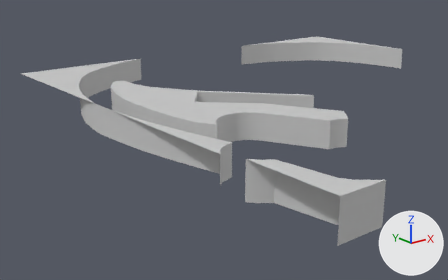
Before and after pictures for a commit that changed the FBX model Kalevala Pinball/Assets/Models/Playfield Obstacles.FBX.
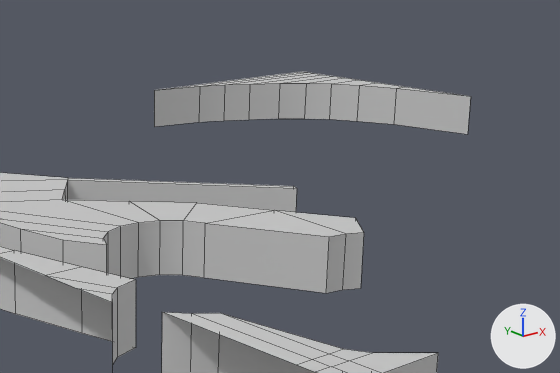
Each version appears first whole from a 50 mm lens placed at (-0.527, -0.195, 0.176), pointed at (-0.099, 0.34, -0.038), and next in a close-up on the part from 36% to 100% of the width and 0% to 68% of the height. The lights are fixed; the arrows at lower right show +X, +Y and +Z. The close-ups show mesh edges as thin lines. Where no turn or scale is listed for an object, it has been applied to the vertices.

Script lines for the objects in view, before the commit:
```python
me_mesh_001 = bpy.data.meshes.new('Mesh.001')
me_mesh_001.from_pydata(...)  # 66 vertices, 48 faces; spans x -0.061..0.104, y -0.143..0.132, z -0.014..0.014
me_mesh_001.materials.append(mat_placeholder)  # light grey #cacaca
me_mesh_002 = bpy.data.meshes.new('Mesh.002')
me_mesh_002.from_pydata(...)  # 31 vertices, 18 faces; spans x -9.2..11.7, y -10.0..12.0, z -1.5..1.4
me_mesh_002.materials.append(mat_placeholder)  # light grey #cacaca
me_mesh_003 = bpy.data.meshes.new('Mesh.003')
me_mesh_003.from_pydata(...)  # 23 vertices, 15 faces; spans x -0.002..0.023, y 0.018..0.205, z -0.015..0.015
me_mesh_003.materials.append(mat_placeholder)  # light grey #cacaca
ob_right_back_orbit = bpy.data.objects.new('Right Back Orbit', me_mesh_002)
ob_right_back_orbit.parent = ob_playfield_obstacles
ob_right_back_orbit.location = (16.4, 43.93, 1.45)
ob_right_back_orbit.scale = (0.8, 0.8, 1.0)
ob_structure003 = bpy.data.objects.new('Structure003', me_mesh_001)
ob_structure003.location = (-0.1621, 0.3006, 0.0135)
ob_structure008 = bpy.data.objects.new('Structure008', me_mesh_003)
ob_structure008.location = (-0.2553, 0.1277, 0.0145)
# also in view: 'Box001' at (-0.235, 0.074, 0.016)
```
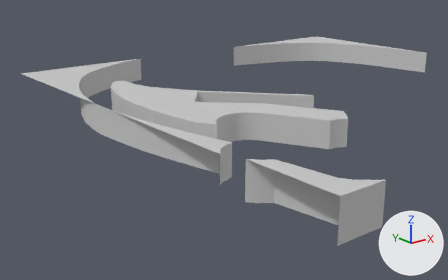
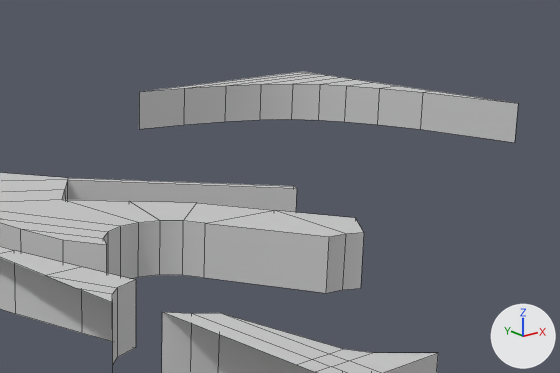
What differs and where, as boxes [x1, y1, x2, y2] in the close-ups (560 x 373 px; the box of a moved part takes in the faces that stretch with it):
'Right Back Orbit', reshaped, moved, rescaled (19% wider, 14% taller)
    before: [154, 71, 471, 134]
    after: [139, 71, 518, 143]
part 1 of me_mesh_002, moved or reshaped
    before: [154, 71, 306, 127]
    after: [139, 71, 309, 129]
part 2 of me_mesh_002, moved or reshaped
    before: [330, 80, 377, 121]
    after: [344, 82, 397, 125]
part 3 of me_mesh_002, moved or reshaped
    before: [199, 72, 313, 122]
    after: [184, 73, 316, 125]
part 4 of me_mesh_002, moved or reshaped
    before: [304, 78, 357, 119]
    after: [318, 79, 370, 122]
part 5 of me_mesh_002, moved or reshaped
    before: [278, 76, 343, 119]
    after: [291, 77, 355, 120]
part 6 of me_mesh_002, moved or reshaped
    before: [224, 73, 330, 121]
    after: [225, 74, 338, 121]

What changed in the scene script:
```text
Change me_mesh_002:
    where me_mesh_002.from_pydata(...)  # 31 vertices, 18 faces; spans x -9.2..11.7, y -10.0..12.0, z -1.5..1.4
    used by ob_right_back_orbit; parent = ob_playfield_obstacles; location = (16.4, 43.93, 1.45); scale = (0.8, 0.8, 1.0)
    me_mesh_002 part 1: all 2 vertices in x -4.0, y 10.9, z -1.4..1.4 are moved by (-0.7, 0.0, 0.0)
    me_mesh_002 part 2: all 2 vertices in x 7.5, y 3.8, z -1.4..1.4 are moved by (0.4, 0.0, 0.0)
    me_mesh_002 part 3: all 2 vertices in x -1.5, y 9.9, z -1.4..1.4 are moved by (0.9, 0.0, 0.0)
    me_mesh_002 part 4: all 2 vertices in x 5.8, y 5.7, z -1.4..1.4 are moved by (0.9, 0.0, 0.0)
    me_mesh_002 part 5: all 2 vertices in x 3.7, y 7.3, z -1.4..1.4 are moved by (1.4, 0.0, 0.0)
    me_mesh_002 part 6: all 2 vertices in x 0.9, y 8.7, z -1.4..1.4 are moved by (1.7, 0.0, 0.0)
Change ob_right_back_orbit:
    ob_right_back_orbit.location: (16.4, 43.93, 1.45) -> (15.54, 41.68, 1.45)
    ob_right_back_orbit.scale: (0.8, 0.8, 1.0) -> (0.874, 0.991, 1.0)
```
